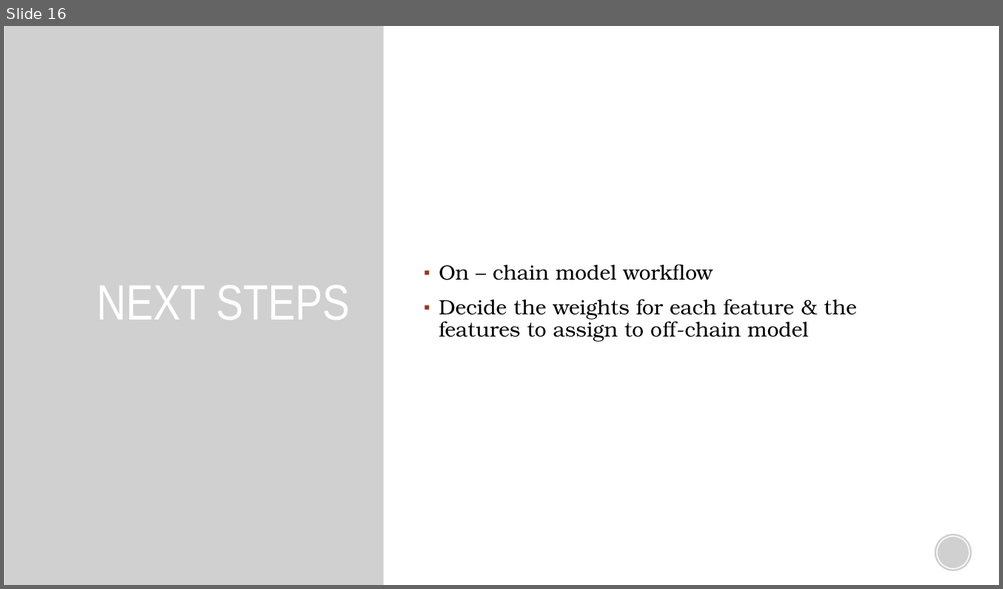
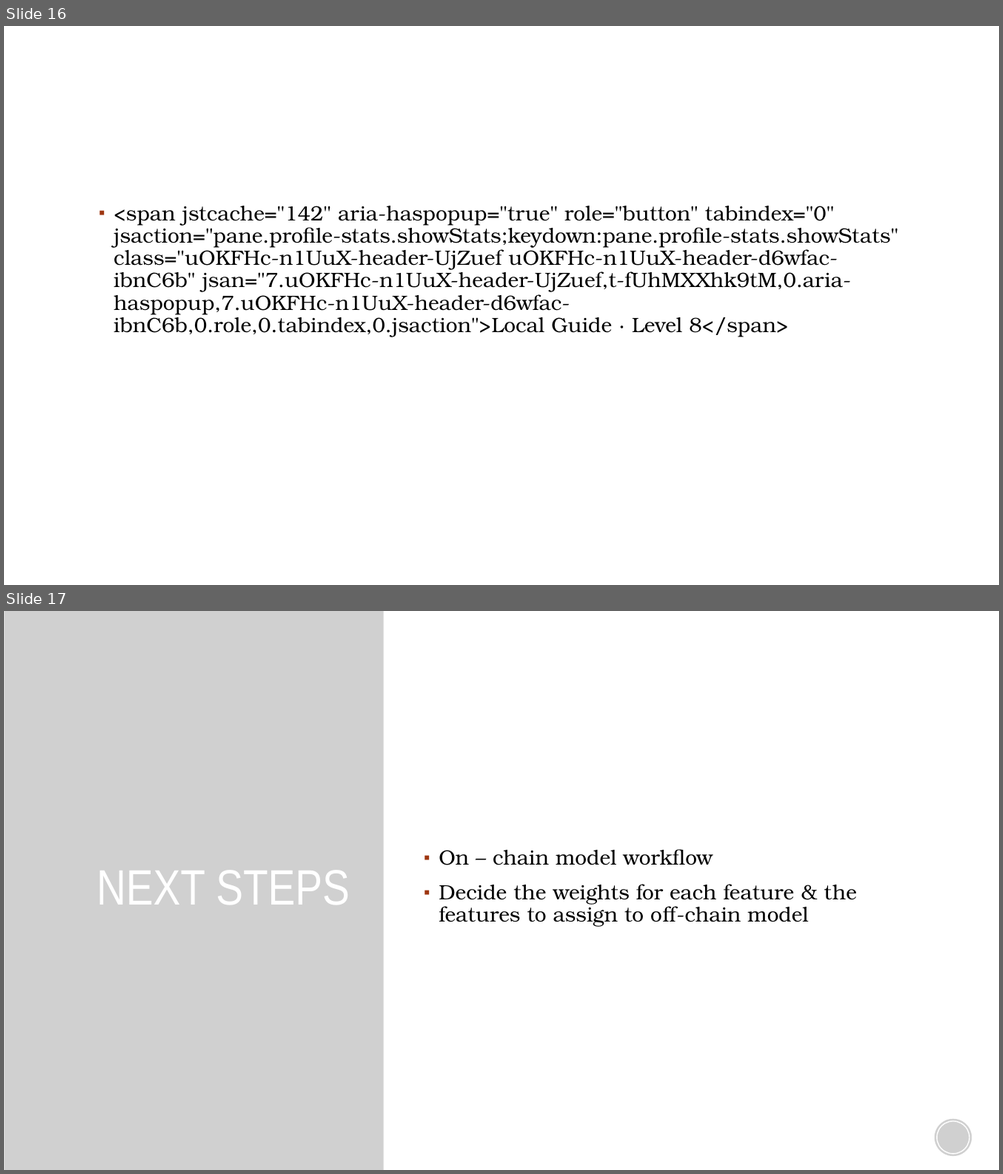
Before and after one commit to sfg11/credit_risk, a slide deck: API Analysis/Review deck/Initial Scoping.pptx. Shown one above the other, each under a label of ours: slide 16 before the commit, slides 16 and 17 after it. The pictures are 1003x589 and 1003x1174 pixels, drawn with LibreOffice and Linux fonts; fonts in the diff are those of the drawing; grey boxes stand for pictures; background and template pictures are left out. Boxes give left, top, right and bottom in pixels: in the first picture for what was removed or moved away, otherwise in the second. Text is boxed around its words. In the diff, an @@ line names an element or a change of style, - is before the commit and + after.

```diff
--- a/API Analysis/Review deck/Initial Scoping.pptx
+++ b/API Analysis/Review deck/Initial Scoping.pptx
@@ slide 16 added at (x1=4, y1=26, x2=999, y2=585), background #FFFFFF @@
@@ text added at (x1=114, y1=206, x2=898, y2=337), 20 pt, text #000000 @@
+▪ <span jstcache="142" aria-haspopup="true" role="button" tabindex="0" jsaction="pane.profile-stats.showStats;keydown:pane.profile-stats.showStats" class="uOKFHc-n1UuX-header-UjZuef uOKFHc-n1UuX-header-d6wfac-ibnC6b" jsan="7.uOKFHc-n1UuX-header-UjZuef,t-fUhMXXhk9tM,0.aria-haspopup,7.uOKFHc-n1UuX-header-d6wfac-ibnC6b,0.role,0.tabindex,0.jsaction">Local Guide · Level 8</span>
@@ ellipse added at (x1=936, y1=537, x2=970, y2=569), outline #FFFFFF 1 pt @@
@@ what was slide 16 is now slide 17 @@
```
Also in this commit, not shown: 2 other files.
